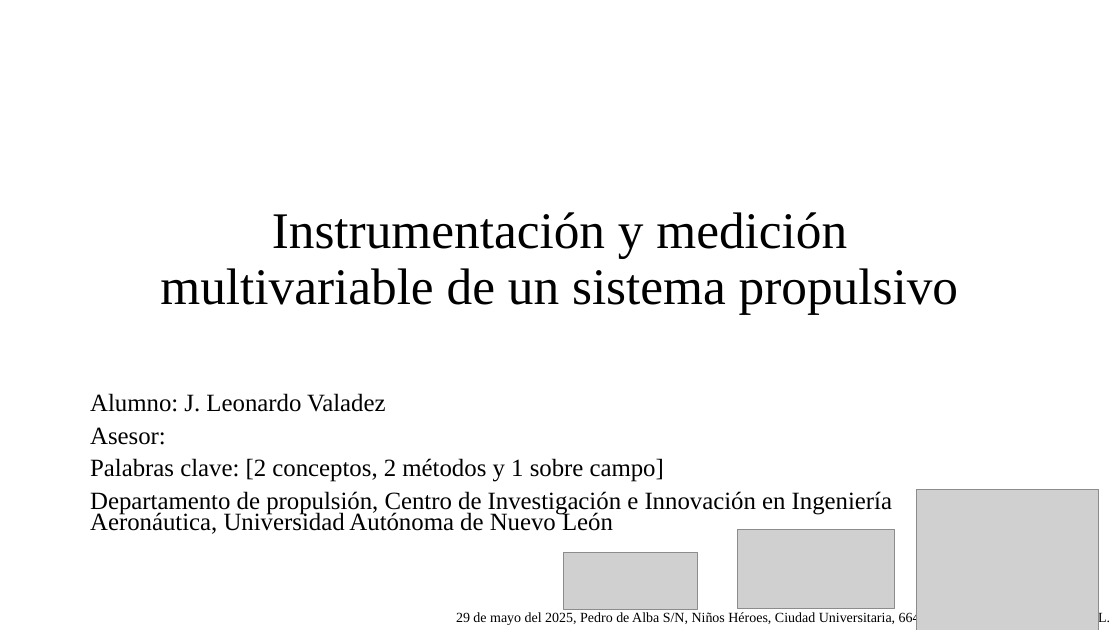
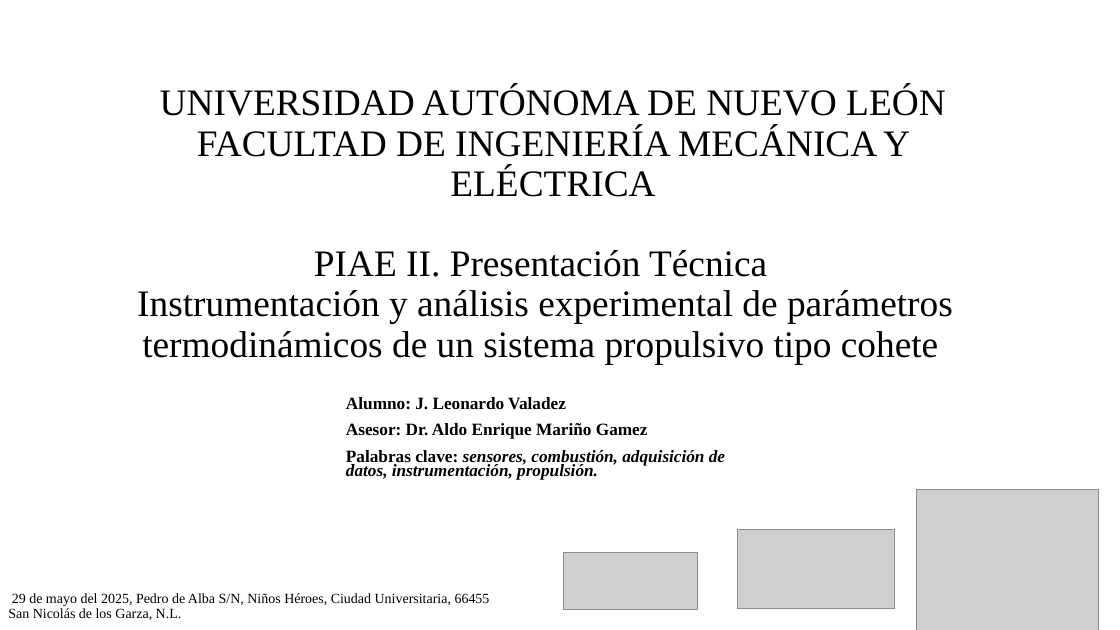
Before and after one commit to Archimedean2345/The-thermal-repository, a slide deck: slide 1 of PIAE2-Presentacion Tecnica.pptx. Drawn at 1120x630 pixels with LibreOffice and Linux fonts; fonts in the diff are those of the drawing; grey boxes stand for pictures; background and template pictures are left out. Boxes give left, top, right and bottom in pixels: in the first picture for what was removed or moved away, otherwise in the second. Text is boxed around its words. In the diff, an @@ line names an element or a change of style, - is before the commit and + after.

Commit message:
Update assembly, case model, and technical presentation
Modified SolidWorks assembly and case part files, as well as the technical presentation. Changes may include design updates or corrections to the models and presentation content.

```diff
--- a/PIAE2-Presentacion Tecnica.pptx
+++ b/PIAE2-Presentacion Tecnica.pptx
@@ text added at <box>160,86,946,197</box>, 32 pt, text #000000 @@
+UNIVERSIDAD AUTÓNOMA DE NUEVO LEÓN
+FACULTAD DE INGENIERÍA MECÁNICA Y ELÉCTRICA
@@ title at <box>137,250,953,364</box>: text changed; size 44 to 32 pt @@
-Instrumentación y medición multivariable de un sistema propulsivo
+PIAE II. Presentación Técnica
+Instrumentación y análisis experimental de parámetros termodinámicos de un sistema propulsivo tipo cohete
@@ subtitle "Alumno: J. Leonardo Valadez": place and size @@
-subtitle "Alumno: J. Leonardo Valadez" at <box>90,393,892,534</box>
+subtitle "Alumno: J. Leonardo Valadez" at <box>346,397,725,480</box>
@@ subtitle at <box>346,397,566,410</box>: size 21.2 to 14.8 pt, bold on in "Alumno: J. Leonardo Valadez" @@
@@ subtitle at <box>346,423,725,480</box>: text changed; size 21.2 to 14.8 pt; bold on; italic on @@
-Asesor:
-Palabras clave: [2 conceptos, 2 métodos y 1 sobre campo]
-Departamento de propulsión, Centro de Investigación e Innovación en Ingeniería Aeronáutica, Universidad Autónoma de Nuevo León
+Asesor: Dr. Aldo Enrique Mariño Gamez
+Palabras clave: sensores, combustión, adquisición de datos, instrumentación, propulsión.
@@ text "29 de mayo del 2025, ...": place and size @@
-text "29 de mayo del 2025, ..." at <box>456,611,1110,625</box>
+text "29 de mayo del 2025, ..." at <box>8,593,490,620</box>
@@ text "29 de mayo del 2025, ..." at <box>8,593,490,620</box>: alignment right to left; line spacing 0.8 to 0.9 @@
```
Also in this commit, not shown: 3 other slides changed, 4 slides added, 2 other files.
